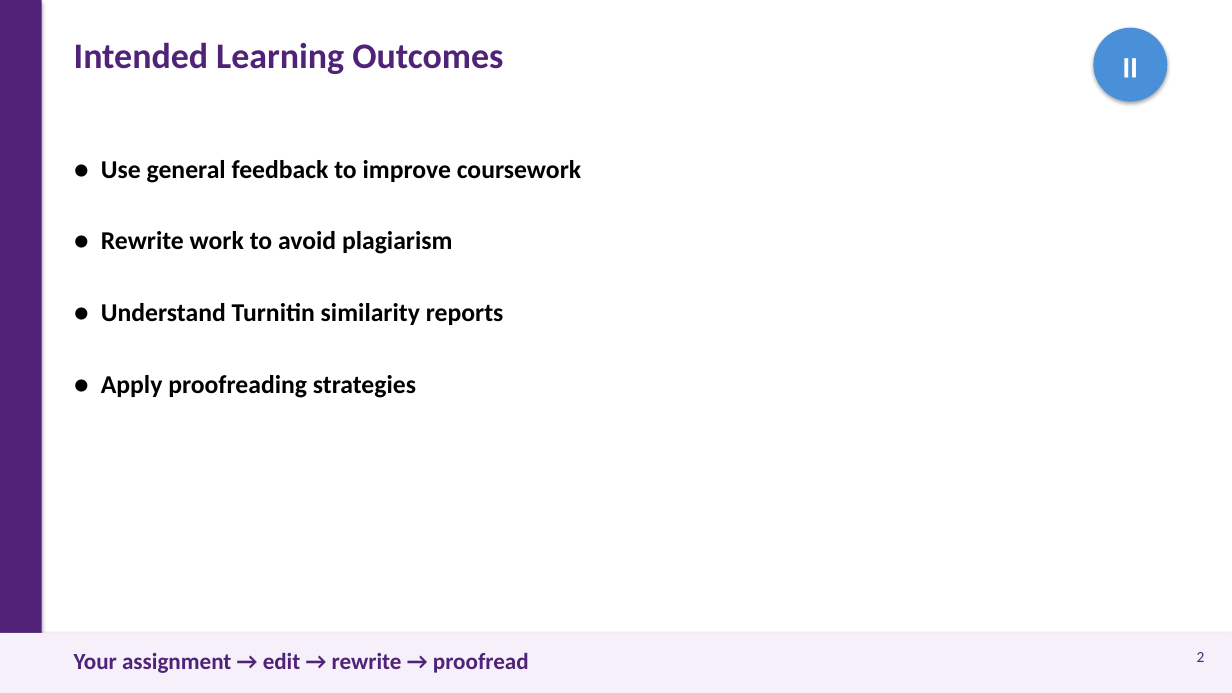
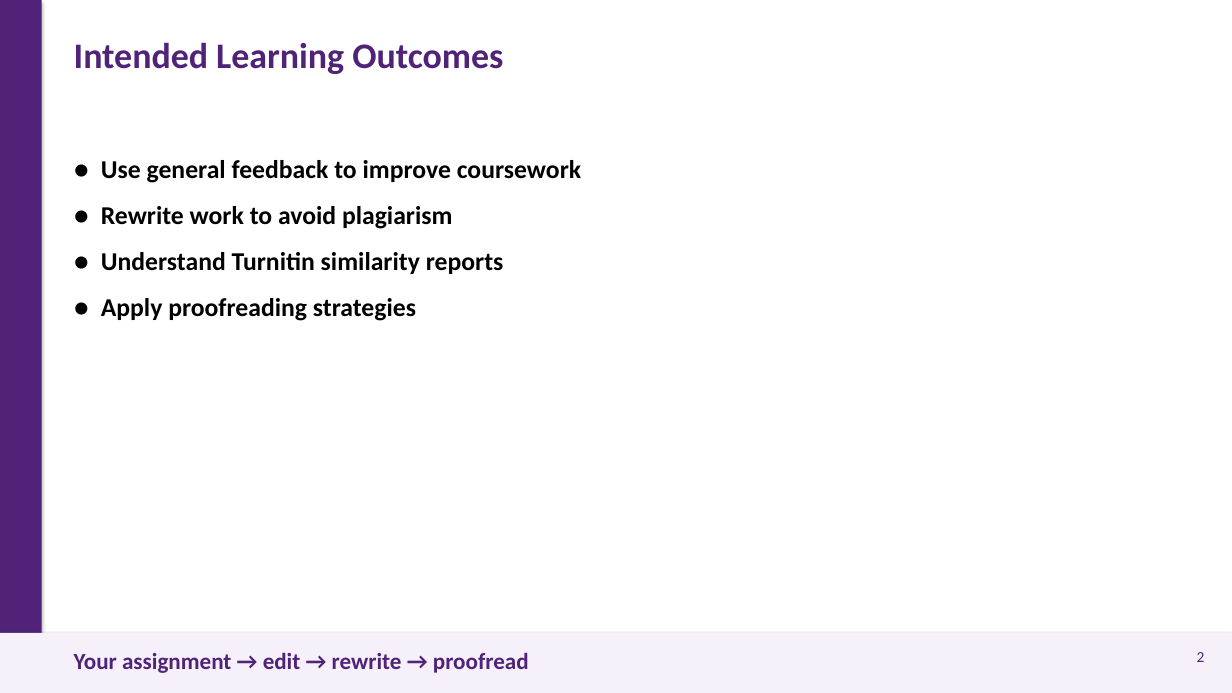
Before and after one commit to 975801846-star/workspace-outputs, a slide deck: slide 2 of Rewriting_Proofreading_Session4.2.pptx. Drawn at 1232x693 pixels with LibreOffice and Linux fonts; fonts in the diff are those of the drawing. Boxes give left, top, right and bottom in pixels: in the first picture for what was removed or moved away, otherwise in the second. Text is boxed around its words. In the diff, an @@ line names an element or a change of style, - is before the commit and + after.

```diff
--- a/Rewriting_Proofreading_Session4.2.pptx
+++ b/Rewriting_Proofreading_Session4.2.pptx
@@ ellipse removed at <box>1093,28,1167,102</box> @@
-⏸
@@ text "● Use general feedback to ..." at <box>101,160,581,321</box>: less space between paragraphs @@
```
Also in this commit, not shown: 5 other slides changed, 1 slide added.
